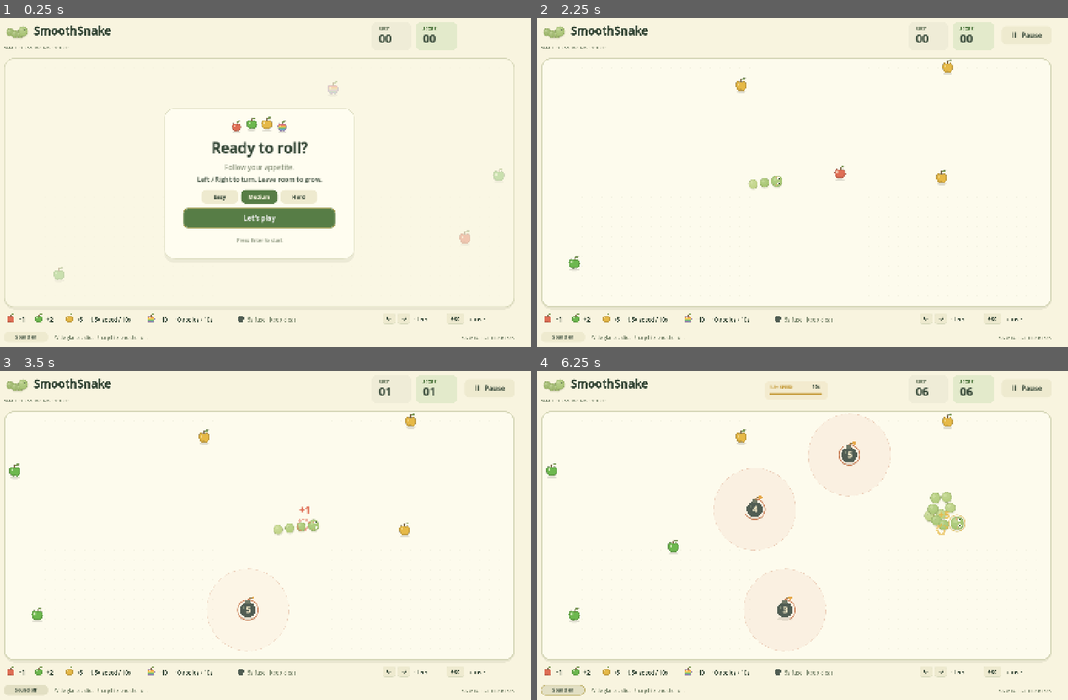
Above: before the commit, frames 1-4 (two rows, left to right).
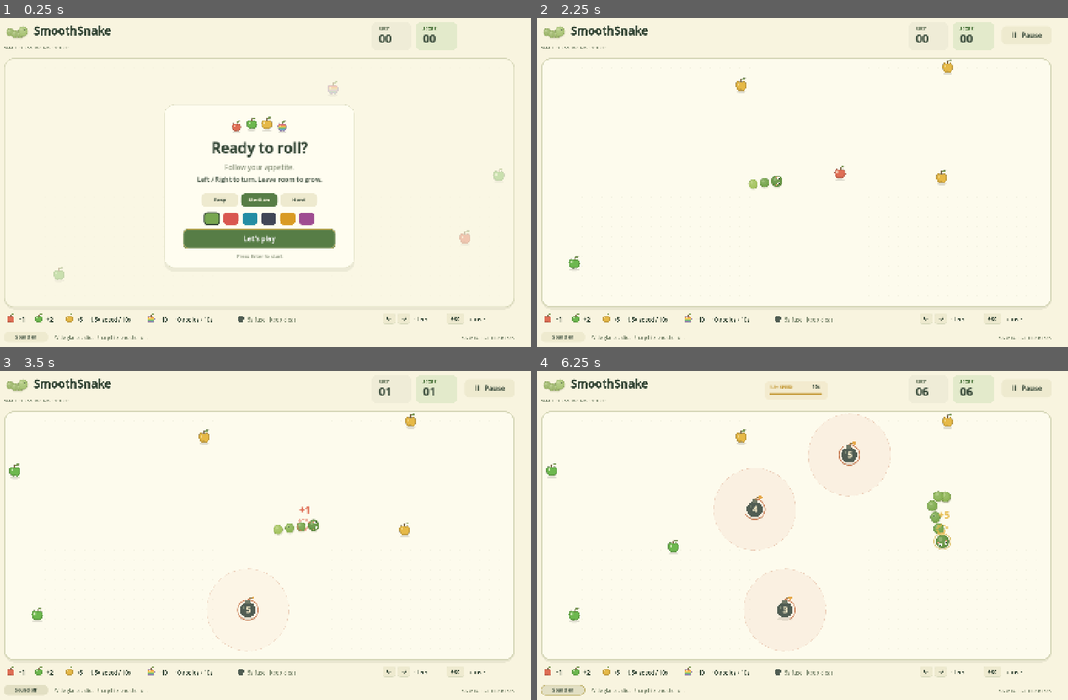
Above: after the commit, the same moments.

Repository: PPMark0712/SmoothSnake
Game: Godot game, scene res://scenes/main.tscn
Same seed, same stepped clock (60 frames per second), same inputs: the game is played once before the commit and once after it.
Inputs:
- Up to frame 1 (0.25 s): no input
- Up to frame 2 (2.25 s): click "Medium" at 0.5 s; click "II Pause" at 1.25 s; click "Hard" at 2 s
- Up to frame 3 (3.5 s): click "Sound on" at 2.75 s
- Up to frame 4 (6.25 s): click "Sound off" at 3.5 s; hold D 4.28-5.03 s; tap R at 4.35, 5.1, 5.85 s; hold Left 5.03-5.78 s; hold D from 5.78 s (still down)

The runs differ from the first frame. In frame 1, 4.7% of the frame differs, in the area x 30-67%, y 26-76%; in frame 2, 0.1%; in frame 3, 0.2%; in frame 4, 0.6%.

Commit message:
Improve snake growth and skins

Diff:
--- a/scripts/game.gd
+++ b/scripts/game.gd
@@ -29,6 +29,62 @@
 const DEBUG_LETHAL := Color("#dc4c45")
 const BLAST_ANIMATION_DURATION := 0.85
 const BLAST_DEATH_DELAY := 0.85
+const SKINS := [
+	{
+		"name": "Forest",
+		"body": Color("#77a64f"),
+		"tail": Color("#b7cf67"),
+		"head": Color("#659443"),
+		"accent": Color("#294f35"),
+		"cheek": Color("#ef9d7d"),
+		"pattern": 0,
+	},
+	{
+		"name": "Coral",
+		"body": Color("#d9574f"),
+		"tail": Color("#f28a64"),
+		"head": Color("#c94345"),
+		"accent": Color("#7d2638"),
+		"cheek": Color("#ffd0a8"),
+		"pattern": 1,
+	},
+	{
+		"name": "Ocean",
+		"body": Color("#238da3"),
+		"tail": Color("#55c2b2"),
+		"head": Color("#176d8a"),
+		"accent": Color("#123f68"),
+		"cheek": Color("#f2a58f"),
+		"pattern": 2,
+	},
+	{
+		"name": "Midnight",
+		"body": Color("#414657"),
+		"tail": Color("#687186"),
+		"head": Color("#292f42"),
+		"accent": Color("#8be0c5"),
+		"cheek": Color("#e99ca5"),
+		"pattern": 3,
+	},
+	{
+		"name": "Honey",
+		"body": Color("#d99b23"),
+		"tail": Color("#f2c94c"),
+		"head": Color("#b87318"),
+		"accent": Color("#68431f"),
+		"cheek": Color("#f28e72"),
+		"pattern": 4,
+	},
+	{
+		"name": "Berry",
+		"body": Color("#9f4d91"),
+		"tail": Color("#d06ca0"),
+		"head": Color("#763d7d"),
+		"accent": Color("#4b285f"),
+		"cheek": Color("#f3a09a"),
+		"pattern": 5,
+	},
+]
 
 var model := Model.new()
 var state := State.READY
@@ -44,6 +100,8 @@
 var menu := Control.new()
 var primary := Button.new()
 var difficulty_buttons: Array[Button] = []
+var skin_buttons: Array[Button] = []
+var skin_index := 0
 var pause_button := Button.new()
 var sound_button := Button.new()
 var sound_enabled := true
@@ -75,6 +133,7 @@
 		best = int(save.get_value("game", "best", 0))
 		sound_enabled = bool(save.get_value("game", "sound", true))
 		model.set_difficulty(int(save.get_value("game", "difficulty", Model.Difficulty.MEDIUM)))
+		skin_index = clampi(int(save.get_value("game", "skin", 0)), 0, SKINS.size() - 1)
 	model.apple_eaten.connect(_on_apple)
 	model.exploded.connect(_on_explosion)
 	model.died.connect(_on_death)
@@ -165,6 +224,13 @@
 		menu.add_child(button)
 		difficulty_buttons.append(button)
 	update_difficulty_buttons()
+	for index in range(SKINS.size()):
+		var button := Button.new()
+		button.tooltip_text = SKINS[index]["name"]
+		button.pressed.connect(set_skin.bind(index))
+		menu.add_child(button)
+		skin_buttons.append(button)
+	update_skin_buttons()
 	pause_button.text = "II   Pause"
 	pause_button.pressed.connect(toggle_pause)
 	sound_button.pressed.connect(
@@ -200,12 +266,15 @@
 
 func layout_ui() -> void:
 	# The viewport stretches the complete 1440 × 900 canvas with its controls.
-	primary.position = Vector2(520, 526)
 	primary.size = Vector2(400, 52)
 	for i in range(difficulty_buttons.size()):
-		difficulty_buttons[i].position = Vector2(568 + i * 104, 478)
+		difficulty_buttons[i].position = Vector2(568 + i * 104, 486)
 		difficulty_buttons[i].size = Vector2(96, 36)
 		difficulty_buttons[i].add_theme_font_size_override("font_size", 14)
+	for i in range(skin_buttons.size()):
+		skin_buttons[i].position = Vector2(574 + i * 50, 536)
+		skin_buttons[i].size = Vector2(42, 34)
+	primary.position = Vector2(520, 580)
 	pause_button.position = Vector2(1260, 47)
 	pause_button.size = Vector2(132, 48)
 	sound_button.position = Vector2(48, 851)
@@ -242,6 +311,28 @@
 func update_difficulty_buttons() -> void:
 	for i in range(difficulty_buttons.size()):
 		style_button(difficulty_buttons[i], i == model.difficulty)
+
+
+func set_skin(index: int) -> void:
+	skin_index = clampi(index, 0, SKINS.size() - 1)
+	update_skin_buttons()
+	save_settings()
+	queue_redraw()
+
+
+func update_skin_buttons() -> void:
+	for i in range(skin_buttons.size()):
+		var button := skin_buttons[i]
+		var skin: Dictionary = SKINS[i]
+		button.add_theme_color_override("font_color", Color.TRANSPARENT)
+		for button_state in ["normal", "hover", "pressed", "focus"]:
+			var style := StyleBoxFlat.new()
+			style.bg_color = skin["body"].lightened(0.10 if button_state == "hover" else 0.0)
+			style.set_corner_radius_all(8)
+			style.set_border_width_all(3 if i == skin_index else 1)
+			style.border_color = INK if i == skin_index else Color("#fffdf0")
+			button.add_theme_stylebox_override(button_state, style)
+		button.mouse_default_cursor_shape = Control.CURSOR_POINTING_HAND
 
 
 func sync_web_status() -> void:
@@ -442,6 +533,7 @@
 
 func draw_snake() -> void:
 	var forward := Vector2.from_angle(model.heading)
+	var skin: Dictionary = SKINS[skin_index]
 	if model.gold_left > 0:
 		for i in range(3, 0, -1):
 			var wake_position := model.head - forward * (16.0 + i * 12.0)
@@ -452,21 +544,16 @@
 			)
 	for i in range(model.body.size() - 1, -1, -1):
 		var t := float(i) / maxf(1.0, model.body.size() - 1.0)
-		var body_color := Color("#a9c775").lerp(Color("#cfdb94"), t * 0.65)
+		var body_color: Color = skin["body"].lerp(skin["tail"], t * 0.72)
 		ball(model.body[i], model.radius(), body_color)
-		if i % 2 == 1:
-			draw_circle(
-				model.body[i] + Vector2(-model.radius() * 0.22, -model.radius() * 0.24),
-				maxf(1.0, model.radius() * 0.10),
-				Color(0.36, 0.48, 0.23, 0.22),
-			)
+		draw_body_pattern(i, skin)
 	if model.gold_left > 0:
 		draw_arc(model.head, model.head_radius() + 6, 0, TAU, 48, Color("#dec270"), 2, true)
 	var pulse_phase := 1.0 - eat_pulse / 0.28
 	var visual_head_radius := model.head_radius()
 	if eat_pulse > 0.0:
 		visual_head_radius *= 1.0 + sin(pulse_phase * PI) * 0.09
-	ball(model.head, visual_head_radius, Color("#a7c774"))
+	ball(model.head, visual_head_radius, skin["head"])
 	var side := forward.orthogonal()
 	for sign_value in [-1.0, 1.0]:
 		var eye: Vector2 = (
@@ -483,7 +570,62 @@
 			draw_circle(eye + forward * 1.1, visual_head_radius * 0.12, INK)
 			draw_circle(eye + forward * 1.1 + Vector2(-0.5, -0.7), 0.65, Color.WHITE)
 		var cheek: Vector2 = model.head + side * sign_value * visual_head_radius * 0.70
-		draw_circle(cheek, visual_head_radius * 0.14, Color("#dfac83"))
+		draw_circle(cheek, visual_head_radius * 0.14, skin["cheek"])
+
+
+func draw_body_pattern(index: int, skin: Dictionary) -> void:
+	var position: Vector2 = model.body[index]
+	var r := model.radius()
+	var accent: Color = skin["accent"]
+	accent.a = 0.62
+	var pattern: int = skin["pattern"]
+	if pattern == 0:
+		if index % 2 == 1:
+			draw_circle(position - Vector2(r * 0.22, r * 0.24), maxf(1.2, r * 0.11), accent)
+	elif pattern == 1:
+		draw_arc(position, r * 0.56, 0, TAU, 24, accent, maxf(1.3, r * 0.12), true)
+	elif pattern == 2:
+		if index % 2 == 0:
+			var normal := body_axis(index).orthogonal()
+			draw_line(
+				position - normal * r * 0.70,
+				position + normal * r * 0.70,
+				accent,
+				maxf(2.0, r * 0.22),
+				true,
+			)
+	elif pattern == 3:
+		draw_circle(position + Vector2(-r * 0.28, -r * 0.16), maxf(1.1, r * 0.10), accent)
+		if index % 2 == 0:
+			draw_circle(position + Vector2(r * 0.22, r * 0.27), maxf(0.9, r * 0.07), accent)
+	elif pattern == 4:
+		if index % 2 == 1:
+			var normal := body_axis(index).orthogonal()
+			draw_line(
+				position - normal * r * 0.78,
+				position + normal * r * 0.78,
+				accent,
+				maxf(3.0, r * 0.34),
+				true,
+			)
+	elif pattern == 5:
+		draw_arc(
+			position + Vector2(0, r * 0.18),
+			r * 0.43,
+			PI,
+			TAU,
+			12,
+			accent,
+			maxf(1.3, r * 0.11),
+			true,
+		)
+
+
+func body_axis(index: int) -> Vector2:
+	var before := model.head if index == 0 else model.body[index - 1]
+	var after := model.body[index + 1] if index + 1 < model.body.size() else model.body[index]
+	var axis: Vector2 = before - after
+	return axis.normalized() if axis.length_squared() > 0.0001 else Vector2.from_angle(model.heading)
 
 
 func draw_debug_overlay() -> void:
@@ -602,7 +744,7 @@
 		Color(0.973, 0.957, 0.875, 0.66),
 		Model.ARENA_CORNER_RADIUS - 2,
 	)
-	var card := Rect2(470, 263, 500, 396)
+	var card := Rect2(470, 253, 500, 430)
 	rounded_box(Rect2(card.position + Vector2(0, 10), card.size), Color(0.30, 0.35, 0.22, 0.08), 26)
 	rounded_box(card, Color("#fffdf0"), 26, Color("#dfdfc4"), 1)
 	if state == State.READY:
@@ -613,7 +755,7 @@
 		center_text("Ready to roll?", Vector2(720, 382), 38, INK, bold)
 		center_text("Follow your appetite.", Vector2(720, 425), 18, MUTED)
 		center_text("Left / Right to turn. Leave room to grow.", Vector2(720, 456), 17, INK)
-		center_text("Press Enter to start", Vector2(720, 615), 13, MUTED)
+		center_text("Press Enter to start", Vector2(720, 657), 13, MUTED)
 	elif state == State.PAUSED:
 		center_text("TAKE YOUR TIME", Vector2(720, 317), 12, GREEN, bold)
 		center_text("A little breather.", Vector2(720, 382), 36, INK, bold)
@@ -640,7 +782,7 @@
 		center_text(death_reason, Vector2(720, 402), 16, MUTED)
 		center_text(str(model.score), Vector2(720, 446), 40, GREEN, bold)
 		center_text("POINTS", Vector2(720, 469), 11, MUTED, bold)
-		center_text("Press R to try again", Vector2(720, 615), 13, MUTED)
+		center_text("Press R to try again", Vector2(720, 657), 13, MUTED)
 
 
 func rounded_box(
@@ -796,6 +938,7 @@
 	save.set_value("game", "best", best)
 	save.set_value("game", "sound", sound_enabled)
 	save.set_value("game", "difficulty", model.difficulty)
+	save.set_value("game", "skin", skin_index)
 	var error := save.save("user://smoothsnake.cfg")
 	if error != OK:
 		push_warning("Could not save local preferences: %s" % error_string(error))
--- a/scripts/snake_model.gd
+++ b/scripts/snake_model.gd
@@ -42,6 +42,7 @@
 var apples: Array[Dictionary] = []
 var bombs: Array[Dictionary] = []
 var body: Array[Vector2] = []
+var body_distances: Array[float] = []
 var trail: Array[Vector2] = []
 
 
@@ -62,10 +63,11 @@
 	food_tick = 0.0
 	apples.clear()
 	bombs.clear()
+	body_distances.clear()
 	trail.clear()
 	for i in range(1001):
 		trail.append(head - Vector2.from_angle(heading) * float(i) * 3.0)
-	rebuild_body()
+	rebuild_body(0.0, true)
 	# The first apple is within reach; the rest use the same empty-space checks.
 	apples.append({"position": Vector2(835, 434), "kind": Apple.RED})
 	for i in range(BASE_APPLES - 1):
@@ -157,8 +159,8 @@
 		resolve_bombs()
 		if not alive:
 			return
-		record_trail()
-		rebuild_body()
+		var advance := record_trail()
+		rebuild_body(advance)
 		collect_apples()
 	food_tick += delta
 	if food_tick >= 0.5:
@@ -211,6 +213,11 @@
 func resolve_body(direction: Vector2) -> void:
 	# Ignore the neck, which is attached to the head, but test all later balls.
 	for i in range(2, body.size()):
+		if (
+			body_distances.size() == body.size()
+			and body_distances[i] - body_distances[i - 1] < radius() * 0.5
+		):
+			continue
 		var contact_radius := head_radius() + radius()
 		if head.distance_squared_to(body[i]) > contact_radius * contact_radius:
 			continue
@@ -367,8 +374,11 @@
 	)
 
 
-func record_trail() -> void:
+func record_trail() -> float:
+	var advance := 0.0
 	if trail.is_empty() or head.distance_squared_to(trail[0]) >= 1.0:
+		if not trail.is_empty():
+			advance = head.distance_to(trail[0])
 		trail.push_front(head)
 	var kept := 0.0
 	for i in range(1, trail.size()):
@@ -376,24 +386,51 @@
 		if kept > length_at(score) + 600.0:
 			trail.resize(i + 1)
 			break
-
-
-func rebuild_body() -> void:
+	return advance
+
+
+static func body_count_at(points: int) -> int:
+	var body_radius := radius_at(points)
+	var first := body_radius * 1.24 + body_radius + gap_at(points)
+	var total := length_at(points)
+	return (
+		2 + points
+		if points <= 5
+		else maxi(7, ceili((total - first) / (2.0 * body_radius + gap_at(points))) + 1)
+	)
+
+
+func target_body_distance(index: int, count: int = -1) -> float:
+	var resolved_count := body_count_at(score) if count < 0 else count
+	var first := head_radius() + radius() + gap_at(score)
+	var spacing := (length_at(score) - first) / float(maxi(1, resolved_count - 1))
+	return first + index * spacing
+
+
+func rebuild_body(advance: float = 0.0, reset_distances: bool = false) -> void:
+	var count := body_count_at(score)
+	if reset_distances or body_distances.is_empty():
+		body_distances.clear()
+		for i in range(count):
+			body_distances.append(target_body_distance(i, count))
+	else:
+		if body_distances.size() > count:
+			body_distances.resize(count)
+		var tail_distance := body_distances[-1]
+		while body_distances.size() < count:
+			body_distances.append(tail_distance)
+		for i in range(body_distances.size()):
+			var target := target_body_distance(i, count)
+			if body_distances[i] < target:
+				body_distances[i] = minf(target, body_distances[i] + advance)
+
 	body.clear()
-	var first := head_radius() + radius() + gap_at(score)
-	var total := length_at(score)
-	var count := (
-		2 + score
-		if score <= 5
-		else maxi(7, ceili((total - first) / (2.0 * radius() + gap_at(score))) + 1)
-	)
-	var spacing := (total - first) / float(count - 1)
 	var path: Array[Vector2] = [head]
 	path.append_array(trail)
 	var segment := 0
 	var walked := 0.0
 	for i in range(count):
-		var target := first + i * spacing
+		var target := body_distances[i]
 		while (
 			segment < path.size() - 2
 			and walked + path[segment].distance_to(path[segment + 1]) < target
--- a/tests/run.gd
+++ b/tests/run.gd
@@ -61,6 +61,47 @@
 	)
 	check(Model.radius_at(15) / Model.radius_at(5) > 1.15, "Ten points noticeably increase width")
 	check(Model.length_at(15) / Model.length_at(5) > 1.6, "Ten points noticeably increase length")
+
+	model = fresh()
+	no_food(model)
+	var old_count := model.body.size()
+	var old_tail := model.body[-1]
+	var old_radius := model.radius()
+	model.award_apple(Model.Apple.RAINBOW, model.head)
+	check(model.radius() > old_radius, "Width increases immediately when points are awarded")
+	check(model.body.size() > old_count, "A large award adds multiple body balls")
+	for i in range(old_count, model.body.size()):
+		check(
+			model.body[i].distance_to(old_tail) < 0.001,
+			"Every new body ball starts at the current tail",
+		)
+	var first_new := old_count
+	for tick in range(240):
+		model.bombs.clear()
+		model.step(1.0 / 120.0, 0)
+		if model.body_distances[first_new + 1] - model.body_distances[first_new] > 0.1:
+			break
+	check(model.alive, "Stacked growth does not cause a false self collision")
+	check(
+		model.body_distances[first_new + 1] - model.body_distances[first_new] > 0.1,
+		"The first new ball is released before the second",
+	)
+	check(
+		is_equal_approx(
+			model.body_distances[first_new + 2],
+			model.body_distances[first_new + 1],
+		),
+		"Later new balls remain stacked while the first gap opens",
+	)
+	for tick in range(240):
+		model.bombs.clear()
+		model.step(1.0 / 120.0, 0)
+		if model.body_distances[first_new + 2] - model.body_distances[first_new + 1] > 0.1:
+			break
+	check(
+		model.body_distances[first_new + 2] - model.body_distances[first_new + 1] > 0.1,
+		"The second new ball releases after the first",
+	)
 
 
 func test_steering_and_collection() -> void:
@@ -484,6 +525,9 @@
 	game.sound_enabled = false
 	check(game.state == game.State.READY, "Game starts on ready screen")
 	check(game.difficulty_buttons.size() == 3, "Menu shows three direct difficulty buttons")
+	check(game.skin_buttons.size() == 6, "Menu exposes all six snake skins")
+	game.skin_buttons[5].pressed.emit()
+	check(game.skin_index == 5, "Skin swatches update the active snake skin")
 	game.difficulty_buttons[Model.Difficulty.HARD].pressed.emit()
 	check(
 		game.model.difficulty == Model.Difficulty.HARD and game.state == game.State.PLAYING,
